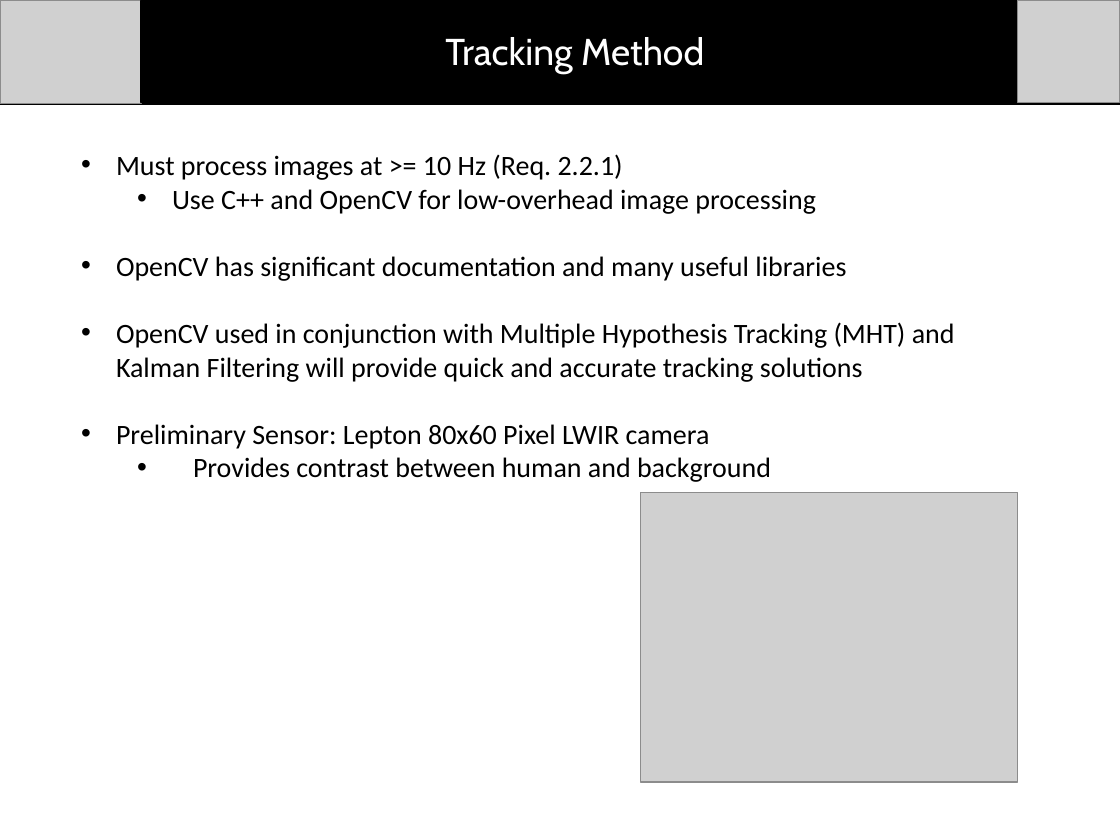
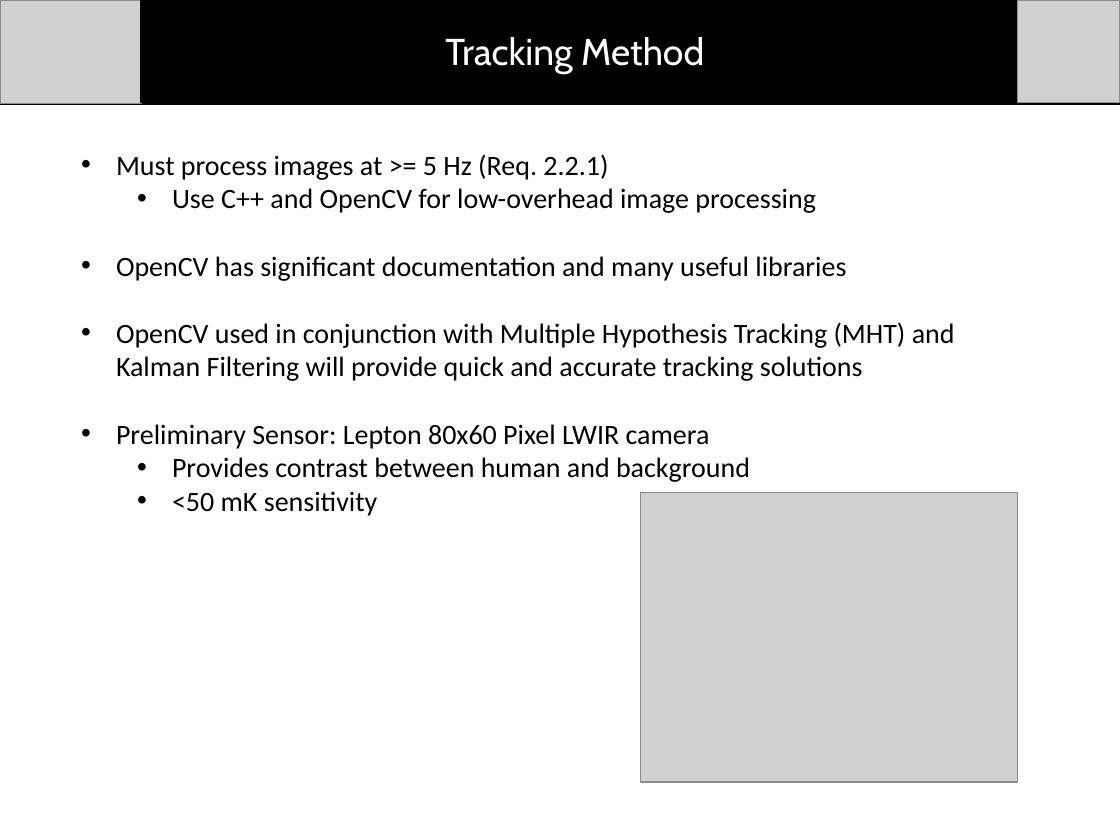
Before and after one commit to dtbinh/FlyNet, a slide deck: slide 2 of Presentations/Mid Semester Review/Individual_Slides/Taylor/Tracking_Subsection.pptx. Drawn at 1120x840 pixels with LibreOffice and Linux fonts; fonts in the diff are those of the drawing; grey boxes stand for pictures. Boxes give left, top, right and bottom in pixels: in the first picture for what was removed or moved away, otherwise in the second. Text is boxed around its words. In the diff, an @@ line names an element or a change of style, - is before the commit and + after.

```diff
--- a/Presentations/Mid Semester Review/Individual_Slides/Taylor/Tracking_Subsection.pptx
+++ b/Presentations/Mid Semester Review/Individual_Slides/Taylor/Tracking_Subsection.pptx
@@ text at <box>116,154,608,180</box>: text changed @@
-• Must process images at >= 10 Hz (Req. 2.2.1)
+• Must process images at >= 5 Hz (Req. 2.2.1)
@@ text at <box>172,491,378,516</box>: paragraph added @@
+  • <50 mK sensitivity
```
Also in this commit, not shown: 3 other slides changed.
